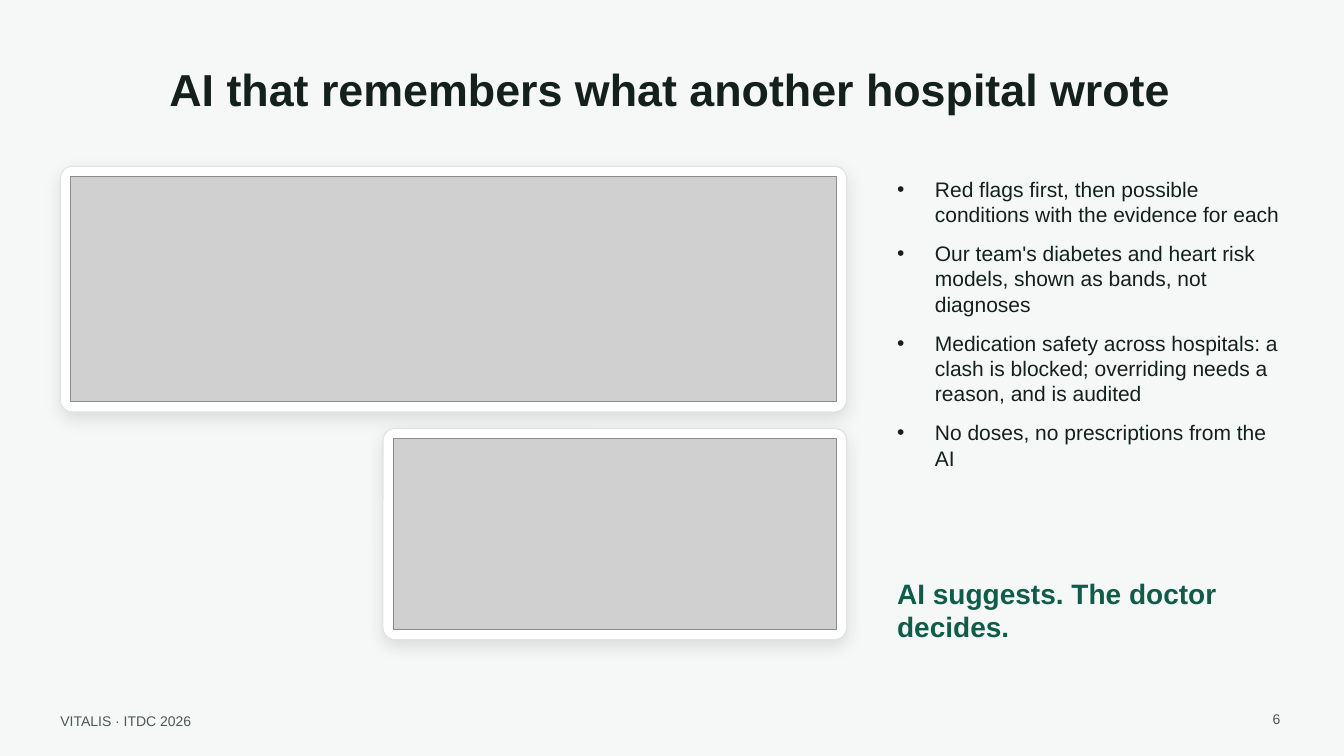
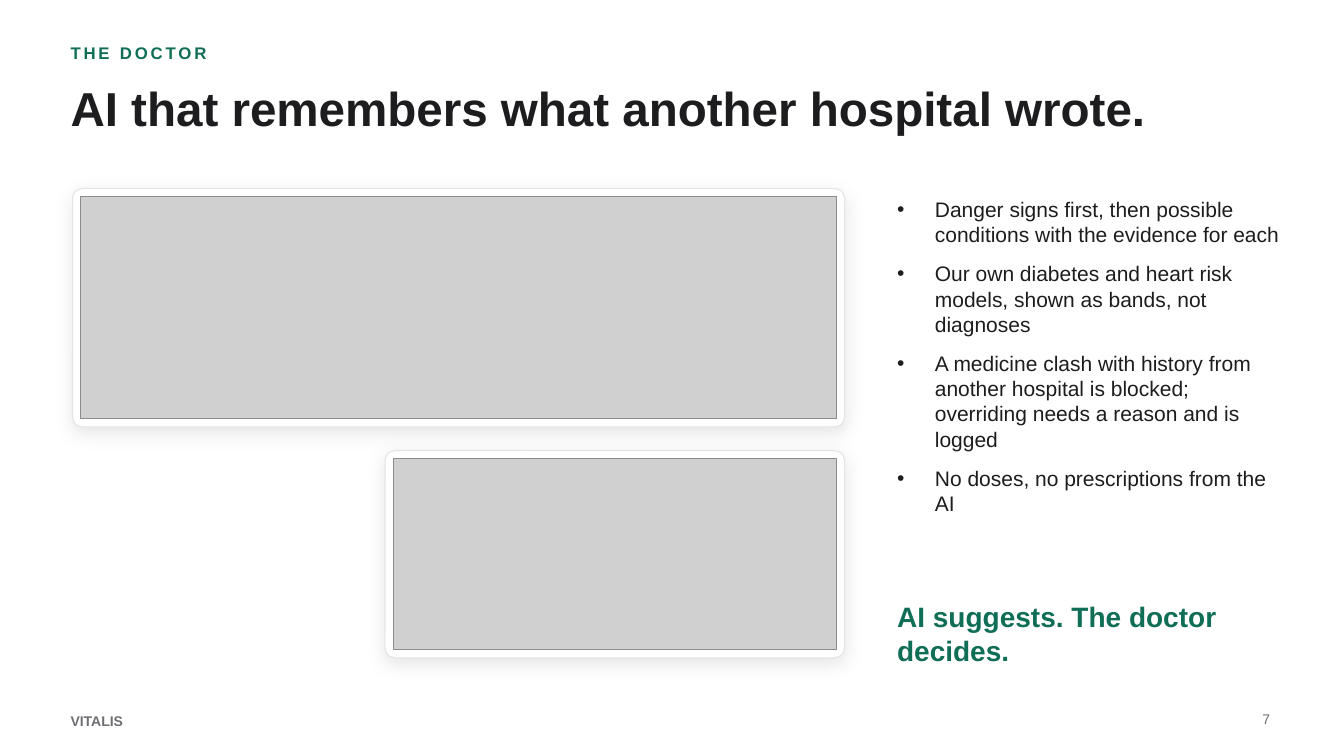
Before and after one commit to 0la-mide/vitalis, a slide deck: slide 7 of pitch/VITALIS-presentation.pptx (slide 6 before the commit). Drawn at 1344x756 pixels with LibreOffice and Linux fonts; fonts in the diff are those of the drawing; grey boxes stand for pictures. Boxes give left, top, right and bottom in pixels: in the first picture for what was removed or moved away, otherwise in the second. Text is boxed around its words. In the diff, an @@ line names an element or a change of style, - is before the commit and + after.

Commit message:
Pitch: new deck (app, people, access, availability, adoption, benefits), silent film prompt, teleprompter, NHIA one-pager
New screens for no signal, the hospital outbox, cost and coverage, the chemist's month and
patient-reported history.

```diff
--- a/pitch/VITALIS-presentation.pptx
+++ b/pitch/VITALIS-presentation.pptx
@@ background #F6F8F7 to #FFFFFF @@
@@ text added at [71, 47, 206, 59], 12 pt, text #0F6E55, bold @@
+THE DOCTOR
@@ title "AI that remembers what another ..." at [71, 91, 1145, 135]: vertical alignment middle to top @@
@@ title at [71, 91, 1145, 135]: text changed; size 32 to 34 pt; text colour #14201C to #1D1D1F @@
-AI that remembers what another hospital wrote
+AI that remembers what another hospital wrote.
@@ rounded rectangle at [73, 189, 845, 427]: outline #DDE4E1 0.75 pt to #E3E3E8 0.75 pt; shadow changed; proportions changed @@
@@ rounded rectangle: place and size @@
-rounded rectangle at [60, 166, 847, 412]
+rounded rectangle at [73, 189, 845, 427]
@@ picture: place and size @@
-picture at [71, 176, 837, 402]
+picture at [81, 197, 837, 419]
@@ text "Danger signs first, then possible ...": place and size @@
-text "Danger signs first, then possible ..." at [935, 181, 1279, 466]
+text "Danger signs first, then possible ..." at [935, 201, 1279, 511]
@@ text at [935, 201, 1279, 451]: text changed; text colour #14201C to #1D1D1F @@
-• Red flags first, then possible conditions with the evidence for each
-• Our team's diabetes and heart risk models, shown as bands, not diagnoses
-• Medication safety across hospitals: a clash is blocked; overriding needs a reason, and is audited
+• Danger signs first, then possible conditions with the evidence for each
+• Our own diabetes and heart risk models, shown as bands, not diagnoses
+• A medicine clash with history from another hospital is blocked; overriding needs a reason and is logged
@@ rounded rectangle: place and size @@
-rounded rectangle at [383, 429, 847, 640]
+rounded rectangle at [385, 451, 845, 658]
@@ rounded rectangle at [385, 451, 845, 658]: outline #DDE4E1 0.75 pt to #E3E3E8 0.75 pt; shadow changed; proportions changed @@
@@ picture: place and size @@
-picture at [393, 439, 837, 630]
+picture at [393, 459, 837, 650]
@@ text at [935, 470, 1266, 511]: text colour #14201C to #1D1D1F in "No doses, no prescriptions from the AI" @@
@@ text "AI suggests. The doctor decides.": place and size @@
-text "AI suggests. The doctor decides." at [897, 583, 1216, 638]
+text "AI suggests. The doctor decides." at [897, 606, 1216, 662]
@@ text "AI suggests. The doctor decides." at [897, 606, 1216, 662]: text colour #0F5C4A to #0F6E55; vertical alignment middle to top @@
@@ text at [71, 716, 123, 726]: text changed; text colour #4B5A55 to #6E6E73; bold on @@
-VITALIS · ITDC 2026
+VITALIS
@@ page number added at [1262, 714, 1270, 724], 10 pt, text #6E6E73 @@
+7
@@ page number removed at [1273, 714, 1281, 724] @@
-6
```
Also in this commit, not shown: 5 other slides changed, 18 slides added, 6 slides removed, 22 other files.
